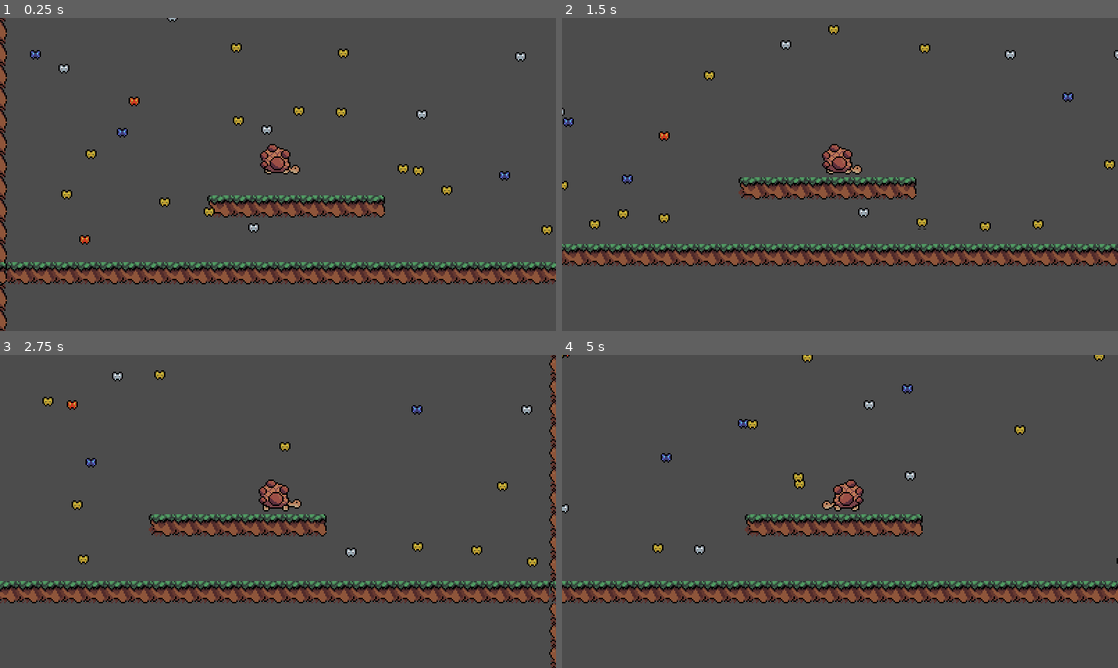
Above: before the commit, frames 1-4 (two rows, left to right).
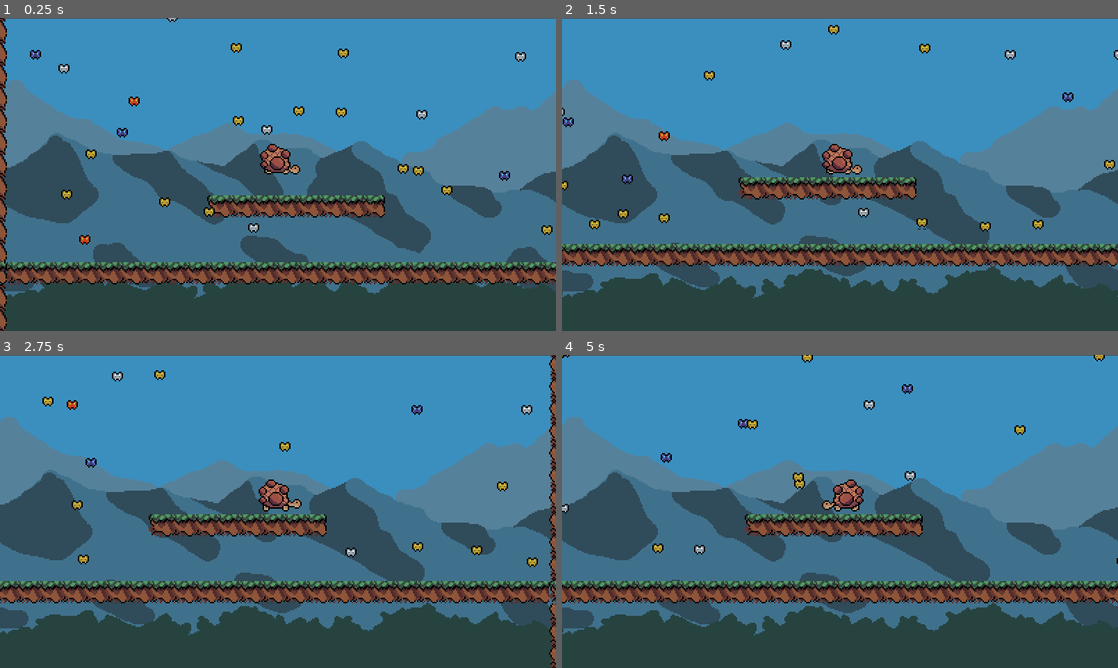
Above: after the commit, the same moments.

Repository: jammin-ben/Godot_Platformer
Game: Godot game, scene res://levels/World_2.tscn
Same seed, same stepped clock (60 frames per second), same inputs: the game is played once before the commit and once after it.
Inputs (mouse positions are in pixels of both pictures, inside the frame that each line leads up to):
- Up to frame 1 (0.25 s): no input
- Up to frame 2 (1.5 s): move the mouse to (962, 158) at 0.52 s; hold Right (ui_right) 0.53-1.28 s; hold Space (eat) 0.53-1.28 s; move the mouse to (728, 190) at 1.27 s; hold Down (ui_down) from 1.28 s (still down); tap Space (eat) at 1.35 s
- Up to frame 3 (2.75 s): move the mouse to (333, 442) at 2.02 s; release Down (ui_down) at 2.03 s; hold Right (ui_right) from 2.03 s (still down); hold Space (eat) from 2.03 s (still down)
- Up to frame 4 (5 s): move the mouse to (812, 574) at 2.77 s; release Right (ui_right) at 2.78 s; release Space (eat) at 2.78 s; hold Up (ui_up) 2.78-3.53 s; tap Space (eat) at 2.85, 4.35 s; move the mouse to (1006, 558) at 3.52 s; hold Space (eat) 3.53-4.28 s; hold Left (ui_left) from 3.53 s (still down); move the mouse to (673, 464) at 4.27 s

The runs differ from the first frame. In frame 1, 88% of the frame differs, in the area x 0-100%, y 0-100%; in frame 2, 90%; in frame 3, 89%; in frame 4, 90%.

Commit message:
Trying out new background

Diff:
--- a/levels/World.tscn
+++ b/levels/World.tscn
@@ -9,11 +9,7 @@
 [ext_resource path="res://sprites/Blueberry.png" type="Texture" id=7]
 [ext_resource path="res://Player/Turtle.tscn" type="PackedScene" id=8]
 [ext_resource path="res://scenery/Butterfly.tscn" type="PackedScene" id=9]
-
-
-
-
-
+[ext_resource path="res://scenery/ParallaxBackground.tscn" type="PackedScene" id=10]
 
 [sub_resource type="Animation" id=1]
 resource_name = "Wind"
@@ -103,3 +99,5 @@
 
 [node name="ButterflySprite7" parent="." instance=ExtResource( 9 )]
 position = Vector2( 77, 162 )
+
+[node name="ParallaxBackground" parent="." instance=ExtResource( 10 )]
--- a/levels/World_2.tscn
+++ b/levels/World_2.tscn
@@ -1,8 +1,9 @@
-[gd_scene load_steps=4 format=2]
+[gd_scene load_steps=5 format=2]
 
 [ext_resource path="res://level_objects/TileMap.tscn" type="PackedScene" id=1]
 [ext_resource path="res://Player/Turtle.tscn" type="PackedScene" id=2]
 [ext_resource path="res://scenery/Butterfly.tscn" type="PackedScene" id=3]
+[ext_resource path="res://scenery/ParallaxBackground.tscn" type="PackedScene" id=4]
 
 [node name="Node2D" type="Node2D"]
 
@@ -88,3 +89,5 @@
 
 [node name="KinematicBody2D25" parent="Butterflies" instance=ExtResource( 3 )]
 position = Vector2( 246, 97 )
+
+[node name="ParallaxBackground" parent="." instance=ExtResource( 4 )]
--- a/scenery/ParallaxBackground.tscn
+++ b/scenery/ParallaxBackground.tscn
@@ -1,8 +1,9 @@
-[gd_scene load_steps=4 format=2]
+[gd_scene load_steps=5 format=2]
 
 [ext_resource path="res://scenery/ParallaxBackground.gd" type="Script" id=1]
 [ext_resource path="res://sprites/Sky.png" type="Texture" id=2]
 [ext_resource path="res://sprites/Landscape.png" type="Texture" id=3]
+[ext_resource path="res://sprites/Landscape_new.png" type="Texture" id=4]
 
 [node name="ParallaxBackground" type="ParallaxBackground"]
 offset = Vector2( 0, -112 )
@@ -15,6 +16,7 @@
 motion_mirroring = Vector2( 400, 675 )
 
 [node name="Sky" type="Sprite" parent="Sky_Layer"]
+visible = false
 z_as_relative = false
 texture = ExtResource( 2 )
 centered = false
@@ -33,6 +35,7 @@
 motion_mirroring = Vector2( 400, 0 )
 
 [node name="Landscape" type="Sprite" parent="Cloud_Layer"]
+visible = false
 z_as_relative = false
 texture = ExtResource( 3 )
 centered = false
@@ -46,16 +49,15 @@
 
 [node name="Landscape" type="Sprite" parent="Mountain_Layer"]
 z_as_relative = false
-texture = ExtResource( 3 )
+texture = ExtResource( 4 )
 centered = false
-vframes = 4
-frame = 2
 
 [node name="Forest_Layer" type="ParallaxLayer" parent="."]
 motion_scale = Vector2( 0.5, 0 )
 motion_mirroring = Vector2( 400, 0 )
 
 [node name="Landscape" type="Sprite" parent="Forest_Layer"]
+visible = false
 texture = ExtResource( 3 )
 centered = false
 vframes = 4
Not shown: 1 places in levels/World.tscn that only renumber resources
Binary file added: sprites/Landscape_new.png
Not shown, added: sprites/Landscape_new.png.import
Binary file changed: sprites/aseprite/Landscape.aseprite
